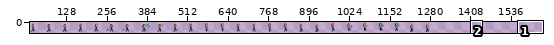
Edited in one commit: sprite sheet (assets/characters/lilah.png). The picture above shows the old version from afar; the outline marks the close-up.
Close-up. The starting point:
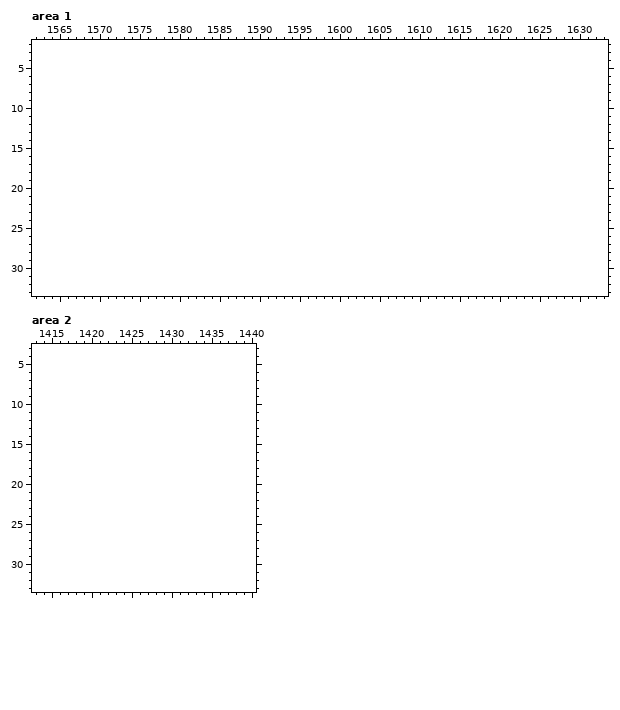
The file is 1300x34 pixels. Colours within 5 levels of each other are drawn and written as one. Shown: area 1: x 1562..1633, y 2..33; area 2: x 1413..1440, y 3..33. The old version is drawn lined up with the new one, on the new canvas. The wide view leaves out empty margins. The commit also changed other parts of the picture, which this record leaves out.
Once edited:
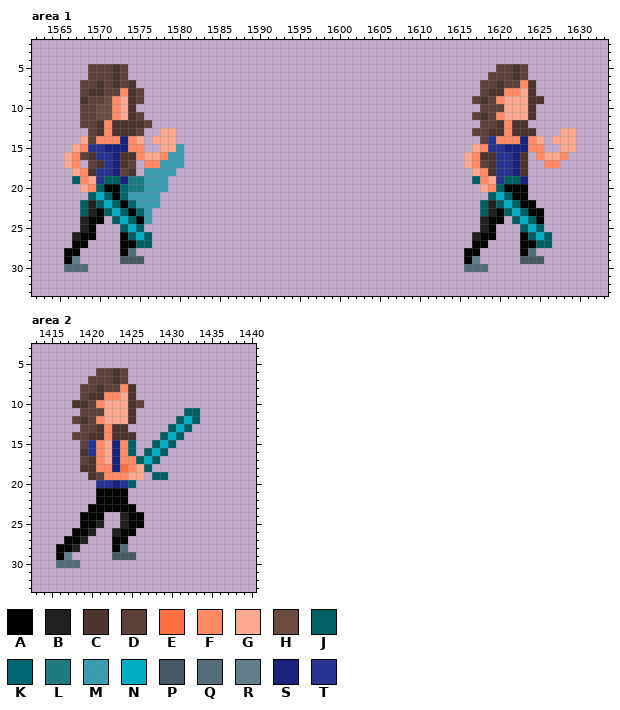
Palette (. is transparent): A #000000  B #212121  C #4e342e  D #5d4037  E #ff7043  F #ff8a65  G #ffab91  H #6d4c41  J #006064  K #006772  L #1e7b83  M #0097a7af  N #00acc1  P #455a64  Q #546e7a  R #607d8b  S #1a237e  T #283593
Edits made:
canvas 1300x34 -> 1650x34
Area 1:
y 5: x 1569..1573 ..... -> DDDCD; x 1620..1623 .... -> DDCD
y 6: x 1569..1573 ..... -> DDDCD; x 1619..1623 ..... -> DDDCD
y 7: x 1568..1574 ....... -> DDCDCDC; x 1618..1624 ....... -> DDCDDFC
y 8: x 1568..1575 ........ -> DCCDDFCD; x 1618..1624 ....... -> DCCFFGC
y 9: x 1568..1575 ........ -> CDDHFGCD; x 1617..1625 ......... -> DCDFGGGCC
y 10: x 1568..1574 ....... -> DDHHFGC; x 1618..1624 ....... -> DDDGGGC
y 11: x 1568..1575 ........ -> DDHHFGCD; x 1617..1624 ........ -> DCDFGGGC
y 12: x 1568..1576 ......... -> DDCFCCCCD; x 1618..1623 ...... -> DDCFCC
y 13: x 1569..1575 ....... -> DCFCCCD; x 1578..1579 .. -> GG; x 1617..1624 ........ -> DDCCFCCC; x 1628..1629 .. -> GG
y 14: x 1568..1575 ........ -> GDFFFSFG; x 1577..1579 ... -> GGG; x 1618..1625 ........ -> DTFFFSFG; x 1627..1629 ... -> GGG
y 15: x 1567..1575 ......... -> GFTTSSSFF; x 1578..1580 ... -> GGM; x 1617..1625 ......... -> GFTTSSSFF; x 1628..1629 .. -> GG
y 16: x 1566..1580 ............... -> GFDCTTSCCFGGFMM; x 1616..1623 ........ -> GFCCTTSC; x 1625..1628 .... -> FGGF
y 17: x 1566..1567 .. -> GF; x 1569..1574 ...... -> DCTSCD; x 1576..1580 ..... -> FFMMM; x 1616..1623 ........ -> GFDCTTSC; x 1626..1627 .. -> FF
y 18: x 1567..1574 ........ -> GFCTTSDC; x 1576..1579 .... -> MMMM; x 1617..1623 ....... -> GFCTTSC
y 19: x 1567..1578 ............ -> JFGTJJSLLMMM; x 1617..1623 ....... -> JFGTJJS
y 20: x 1568..1578 ........... -> GFJAAKLLMMM; x 1618..1623 ...... -> GFJAAA
y 21: x 1569..1577 ......... -> JNJAKMMMM; x 1619..1623 ..... -> JNJAA
y 22: x 1568..1577 .......... -> JBJNJAKMMM; x 1618..1624 ....... -> JBJNJAA
y 23: x 1568..1576 ......... -> JBAJNJAKM; x 1618..1625 ........ -> JBAJNJAA
y 24: x 1568..1570 ... -> BAA; x 1572..1576 ..... -> JNJAM; x 1618..1620 ... -> BAA; x 1622..1625 .... -> JNJA
y 25: x 1568..1569 .. -> BA; x 1573..1575 ... -> JNJ; x 1618..1619 .. -> BA; x 1623..1625 ... -> JNJ
y 26: x 1567..1569 ... -> BAA; x 1573..1576 .... -> AJNJ; x 1617..1619 ... -> BAA; x 1623..1626 .... -> AJNJ
y 27: x 1567..1568 .. -> AA; x 1573..1576 .... -> AAJJ; x 1617..1618 .. -> AA; x 1623..1626 .... -> AAJJ
y 28: x 1566..1567 .. -> AA; x 1573..1574 .. -> AQ; x 1616..1617 .. -> AA; x 1623..1624 .. -> AQ
y 29: x 1566..1567 .. -> AR; x 1573..1575 ... -> PPP; x 1616..1617 .. -> AR; x 1623..1625 ... -> PPP
y 30: x 1566..1568 ... -> QQQ; x 1616..1618 ... -> QQQ
Area 2:
y 6: x 1421..1424 .... -> DDCD
y 7: x 1420..1424 ..... -> DDDCD
y 8: x 1419..1425 ....... -> DDCDDFC
y 9: x 1419..1425 ....... -> DCCFFGC
y 10: x 1418..1426 ......... -> CCDFGGGCD
y 11: x 1419..1425 ....... -> DDDGGGC; x 1432..1433 .. -> JJ
y 12: x 1418..1425 ........ -> DCDFGGGC; x 1431..1433 ... -> JNJ
y 13: x 1419..1424 ...... -> DDCFCC; x 1430..1432 ... -> JNJ
y 14: x 1418..1425 ........ -> DDCCFCCC; x 1429..1431 ... -> JNJ
y 15: x 1419..1425 ....... -> DTFGSFJ; x 1428..1430 ... -> JNJ
y 16: x 1419..1425 ....... -> CTFGSFJ; x 1427..1429 ... -> JNJ
y 17: x 1419..1428 .......... -> DCFGSFFJNJ
y 18: x 1419..1427 ......... -> CCFFSEFGJ
y 19: x 1420..1426 ....... -> CDFFFGG; x 1428..1429 .. -> JJ
y 20: x 1421..1425 ..... -> TTSTJ
y 21..22: x 1421..1424 .... -> AAAA
y 23: x 1420..1425 ...... -> AAAAAA
y 24: x 1419..1421 ... -> AAA; x 1424..1426 ... -> BAA
y 25: x 1419..1421 ... -> AAB; x 1424..1426 ... -> BAA
y 26: x 1418..1420 ... -> AAB; x 1423..1425 ... -> BAA
y 27: x 1417..1419 ... -> AAB; x 1423..1424 .. -> AA
y 28: x 1416..1418 ... -> AAB; x 1423..1424 .. -> AQ
y 29: x 1416..1417 .. -> AR; x 1423..1425 ... -> PPP
y 30: x 1416..1418 ... -> QQQ
Pixel boxes of the changes (left, top, right, bottom) in both close-ups:
added: (64, 64, 184, 272)
added: (464, 64, 576, 272)
added: (56, 368, 200, 568)
